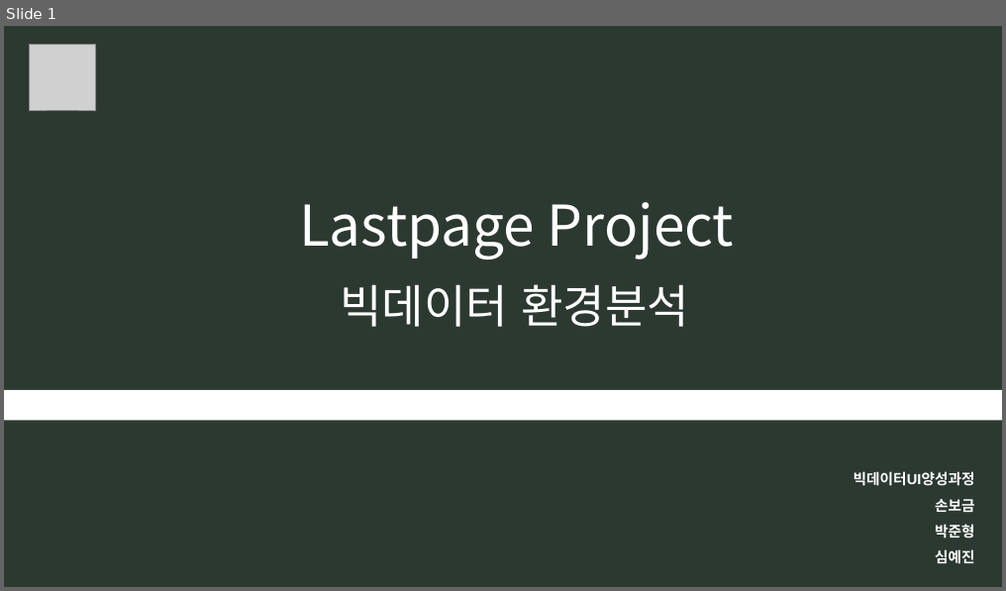
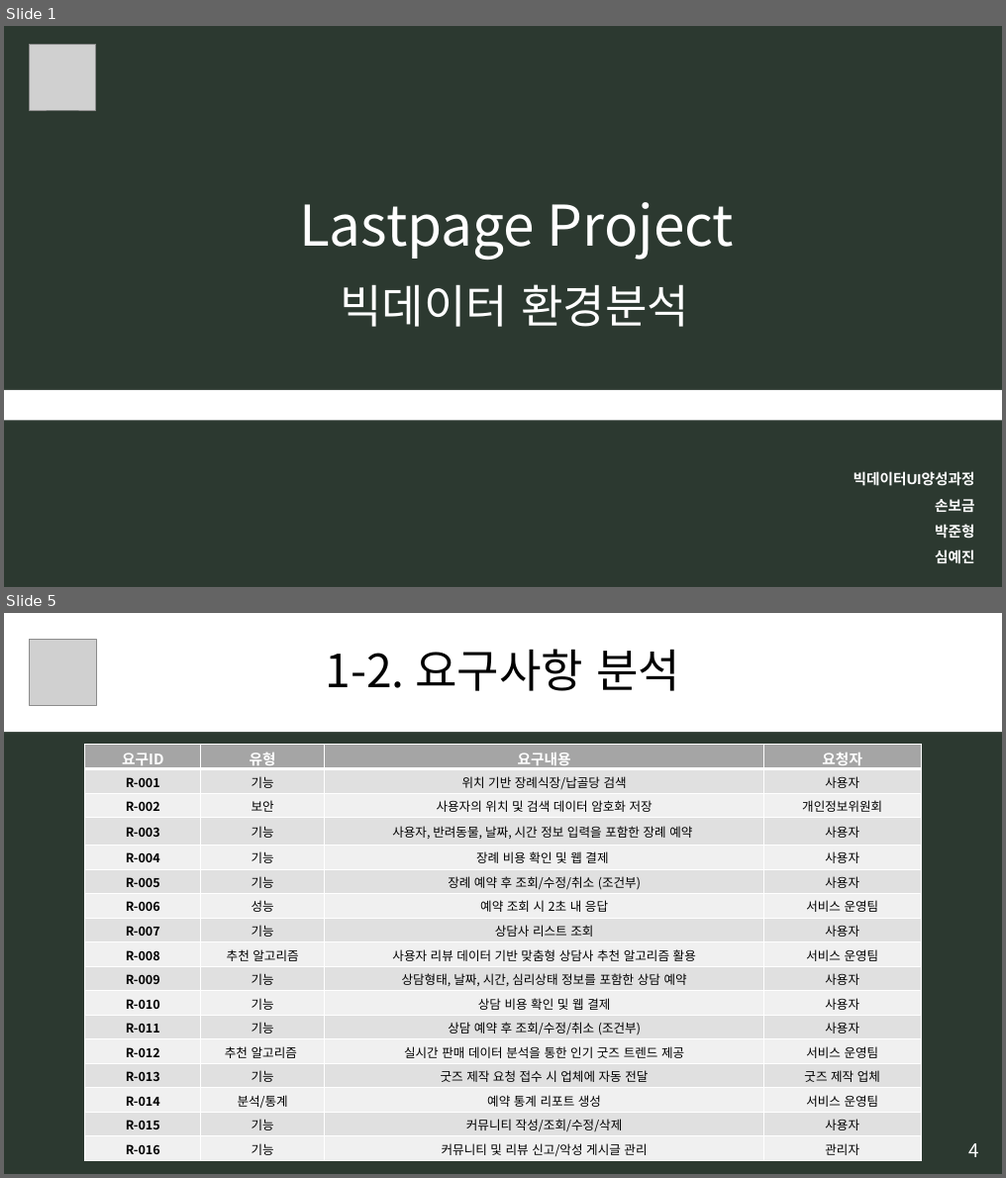
Before and after one commit to B735244/Bigdata_UI_Bogeum, a slide deck: 0. 모듈시험자료/[모듈] 9. 빅데이터 환경분석.pptx. Shown one above the other, each under a label of ours: slide 1 before the commit, slides 1 and 5 after it; the slides between them are not shown. The pictures are 1006x591 and 1006x1178 pixels, drawn with LibreOffice and Linux fonts; fonts in the diff are those of the drawing; grey boxes stand for pictures. Boxes give left, top, right and bottom in pixels: in the first picture for what was removed or moved away, otherwise in the second. Text is boxed around its words. In the diff, an @@ line names an element or a change of style, - is before the commit and + after.

```diff
--- a/0. 모듈시험자료/[모듈] 9. 빅데이터 환경분석.pptx
+++ b/0. 모듈시험자료/[모듈] 9. 빅데이터 환경분석.pptx
@@ slide 5 added at (4,613,1002,1174), background #2C3930 @@
@@ rectangle added at (4,613,1002,732), fill #FFFFFF, 44 pt, text #000000 @@
+1-2. 요구사항 분석
@@ picture added at (30,639,96,706) @@
@@ table added at (85,744,921,1161), 17 rows, 4 columns @@
+요구ID | 유형 | 요구내용 | 요청자
+R-001 | 기능 | 위치 기반 장례식장/납골당 검색 | 사용자
+R-002 | 보안 | 사용자의 위치 및 검색 데이터 암호화 저장 | 개인정보위원회
+R-003 | 기능 | 사용자, 반려동물, 날짜, 시간 정보 입력을 포함한 장례 예약 | 사용자
+R-004 | 기능 | 장례 비용 확인 및 웹 결제 | 사용자
+R-005 | 기능 | 장례 예약 후 조회/수정/취소 (조건부) | 사용자
+R-006 | 성능 | 예약 조회 시 2초 내 응답 | 서비스 운영팀
+R-007 | 기능 | 상담사 리스트 조회 | 사용자
+R-008 | 추천 알고리즘 | 사용자 리뷰 데이터 기반 맞춤형 상담사 추천 알고리즘 활용 | 서비스 운영팀
+R-009 | 기능 | 상담형태, 날짜, 시간, 심리상태 정보를 포함한 상담 예약 | 사용자
+R-010 | 기능 | 상담 비용 확인 및 웹 결제 | 사용자
+R-011 | 기능 | 상담 예약 후 조회/수정/취소 (조건부) | 사용자
+R-012 | 추천 알고리즘 | 실시간 판매 데이터 분석을 통한 인기 굿즈 트렌드 제공 | 서비스 운영팀
+R-013 | 기능 | 굿즈 제작 요청 접수 시 업체에 자동 전달 | 굿즈 제작 업체
+R-014 | 분석/통계 | 예약 통계 리포트 생성 | 서비스 운영팀
+R-015 | 기능 | 커뮤니티 작성/조회/수정/삭제 | 사용자
+R-016 | 기능 | 커뮤니티 및 리뷰 신고/악성 게시글 관리 | 관리자
@@ text added at (969,1144,979,1157), 18 pt, text #FFFFFF @@
+4
```
Also in this commit, not shown: 7 slides changed, 11 other slides added.
